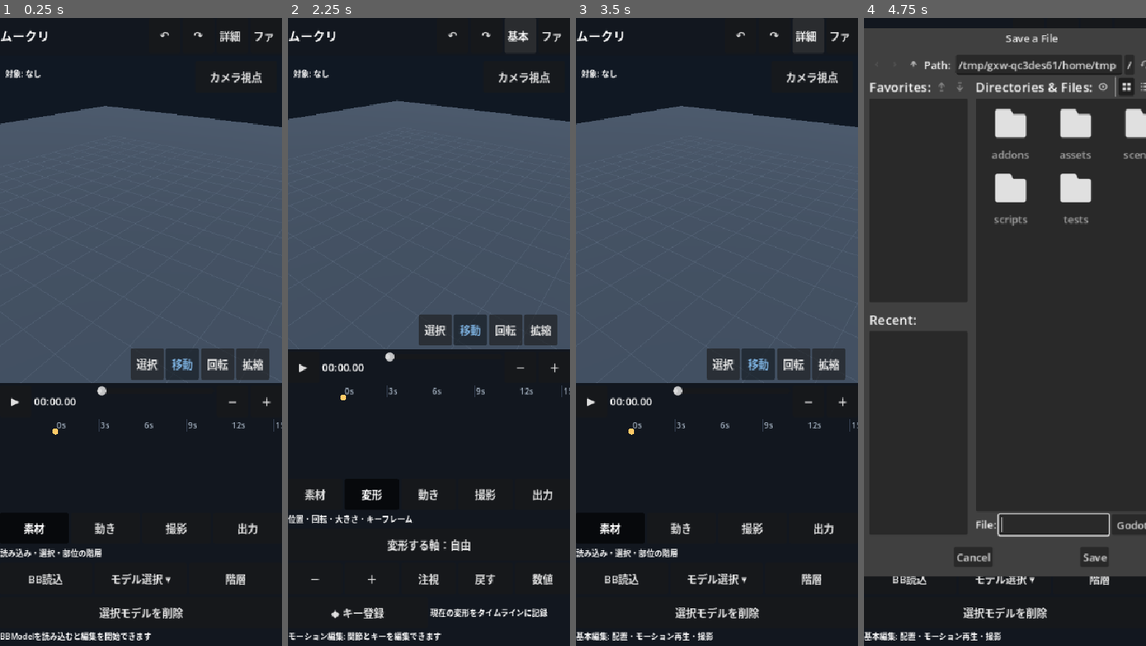
Above: before the commit, frames 1-4 (left to right).
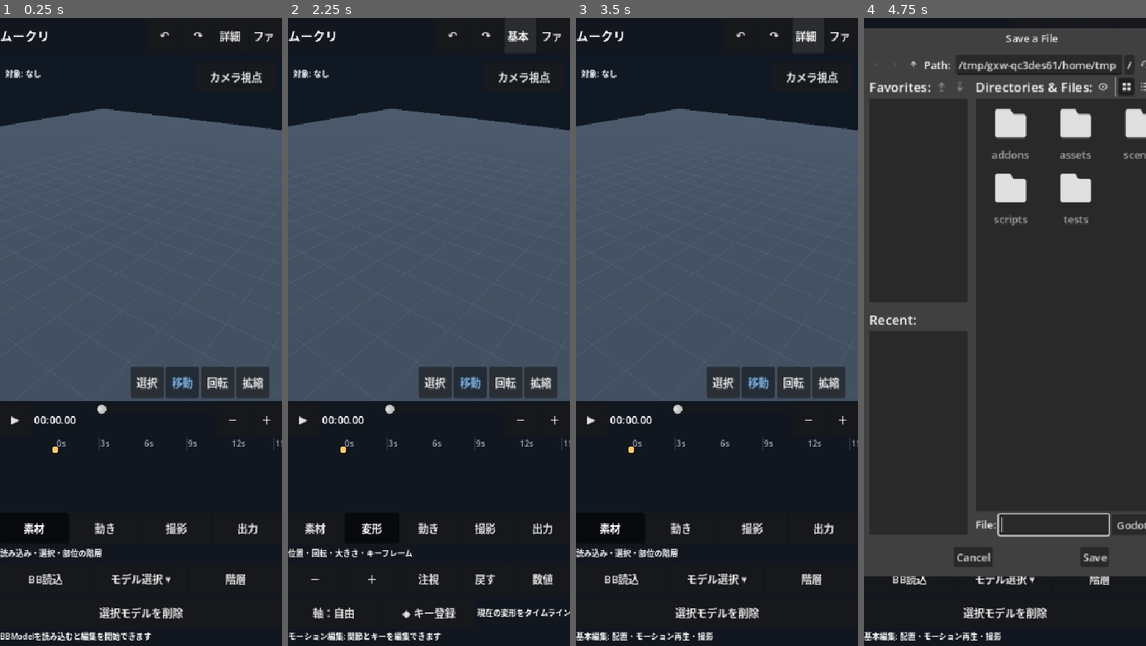
Above: after the commit, the same moments.

Repository: shejklgaia-png/movie_creater
Game: Godot game, scene res://scenes/editor.tscn
Two runs of this game, one before a commit and one after it. Both use one fixed random seed, a clock stepped at 60 frames per second and the inputs below.
Inputs:
- Up to frame 1 (0.25 s): no input
- Up to frame 2 (2.25 s): click "↶" at 0.5 s; click "↷" at 1.25 s; click "詳細へ" at 2 s
- Up to frame 3 (3.5 s): click "基本へ" at 2.75 s
- Up to frame 4 (4.75 s): click "ファイル" at 3.5 s; click "🎮 Godot再生データ出力" at 4.25 s

The runs differ from the first frame. In frame 1, 5.5% of the frame differs, in the area x 0-100%, y 14-70%; in frame 2, 14%, in the area x 0-100%, y 13-96%; in frame 3, 5.5%; in frame 4, nothing differs.

Commit message:
ui: preserve 44px touch tabs and compact portrait layout

Diff:
--- a/scripts/editor.gd
+++ b/scripts/editor.gd
@@ -262,7 +262,7 @@
     _make_button(playback, "＋", func(): _change_timeline_zoom(1))
 
     timeline_scroll = ScrollContainer.new()
-    timeline_scroll.custom_minimum_size = Vector2(0, 140)
+    timeline_scroll.custom_minimum_size = Vector2(0, 112)
     timeline_scroll.size_flags_horizontal = Control.SIZE_EXPAND_FILL
     timeline_scroll.horizontal_scroll_mode = ScrollContainer.SCROLL_MODE_DISABLED
     # TimelineView owns drag gestures. Disable ScrollContainer's built-in
@@ -333,9 +333,6 @@
     # Transform: position/rotation/scale tools stay overlaid on the preview.
     # The numeric and keyframe actions live together in this category.
     var transform_page: VBoxContainer = category_pages["変形"]
-    var axis_row := _category_row(transform_page)
-    axis_option = _category_action(axis_row, "変形する軸：自由", _cycle_axis)
-    axis_option.tooltip_text = "X / Y / Z / 自由を切り替える"
     var nudge_row := _category_row(transform_page)
     for action in [
         {"text":"－", "call":func(): _nudge(-1.0)},
@@ -346,6 +343,8 @@
     ]:
         _category_action(nudge_row, str(action["text"]), action["call"])
     var key_row := _category_row(transform_page)
+    axis_option = _category_action(key_row, "軸：自由", _cycle_axis)
+    axis_option.tooltip_text = "X / Y / Z / 自由を切り替える"
     _category_action(key_row, "◆ キー登録", _insert_key)
     var key_hint := Label.new()
     key_hint.text = "現在の変形をタイムラインに記録"
